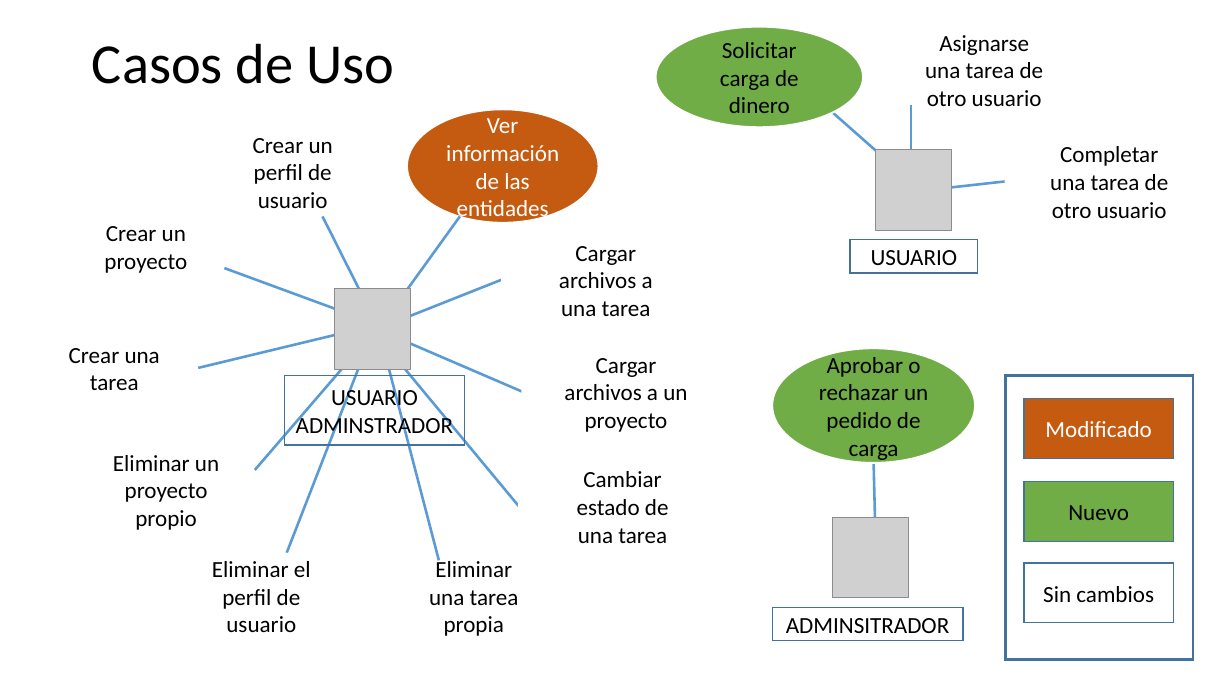
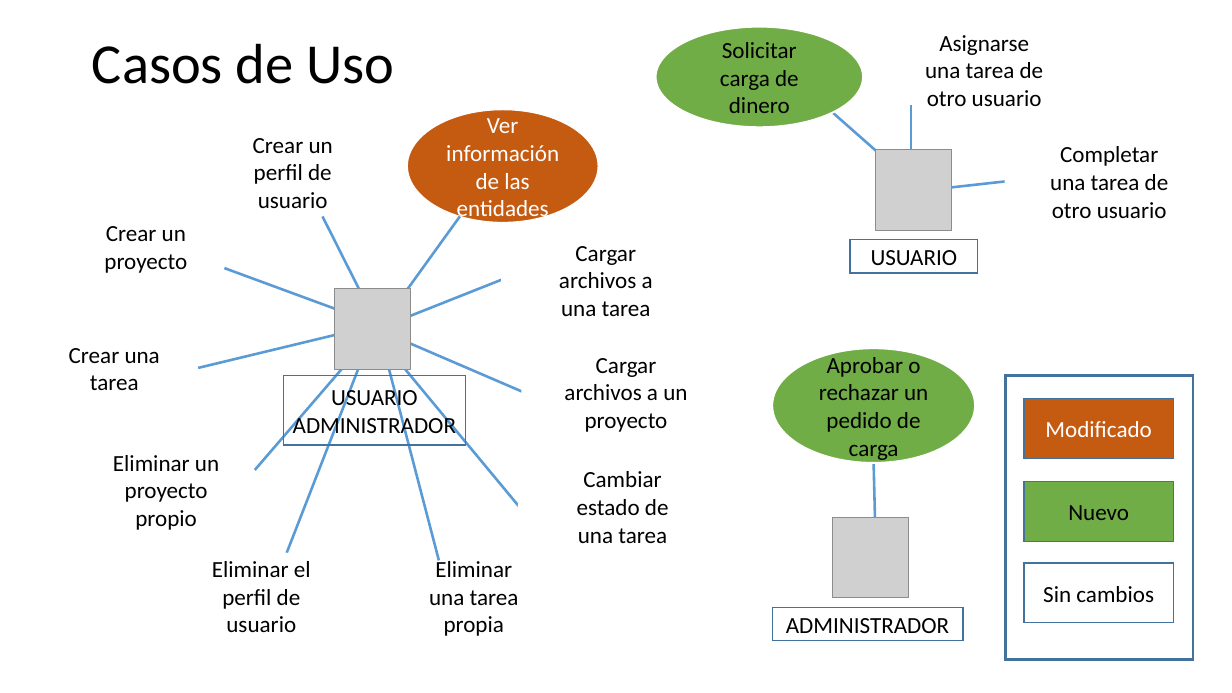
Before and after one commit to BrianLeoGoldman/CooperAR-Doc, a slide deck: slide 1 of Diagrama de casos de uso.pptx. Drawn at 1232x693 pixels with LibreOffice and Linux fonts; fonts in the diff are those of the drawing; grey boxes stand for pictures; background and template pictures are left out. Boxes give left, top, right and bottom in pixels: in the first picture for what was removed or moved away, otherwise in the second. Text is boxed around its words. In the diff, an @@ line names an element or a change of style, - is before the commit and + after.

```diff
--- a/Diagrama de casos de uso.pptx
+++ b/Diagrama de casos de uso.pptx
@@ text in rectangle at (x1=293, y1=413, x2=456, y2=439): text changed @@
-ADMINSTRADOR
+ADMINISTRADOR
@@ text in rectangle at (x1=786, y1=618, x2=949, y2=633): text changed @@
-ADMINSITRADOR
+ADMINISTRADOR
```
Also in this commit, not shown: 1 other file.
